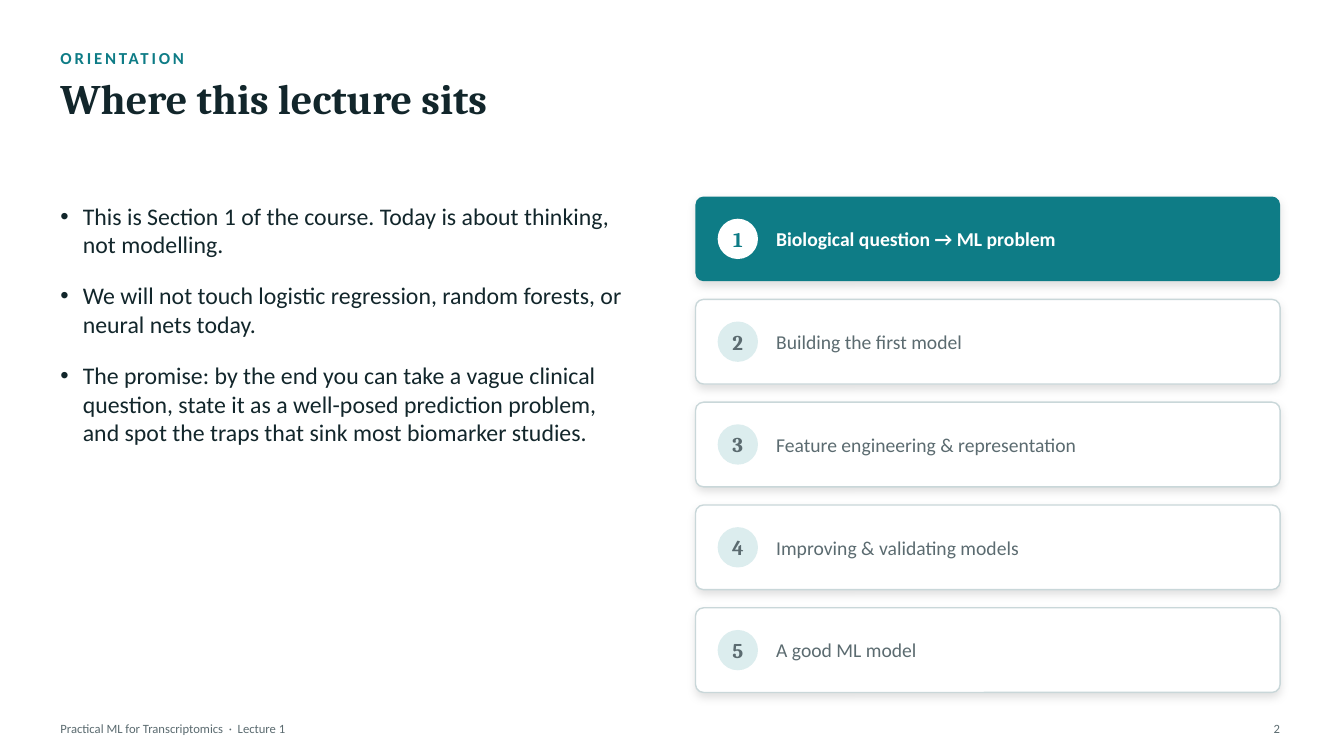
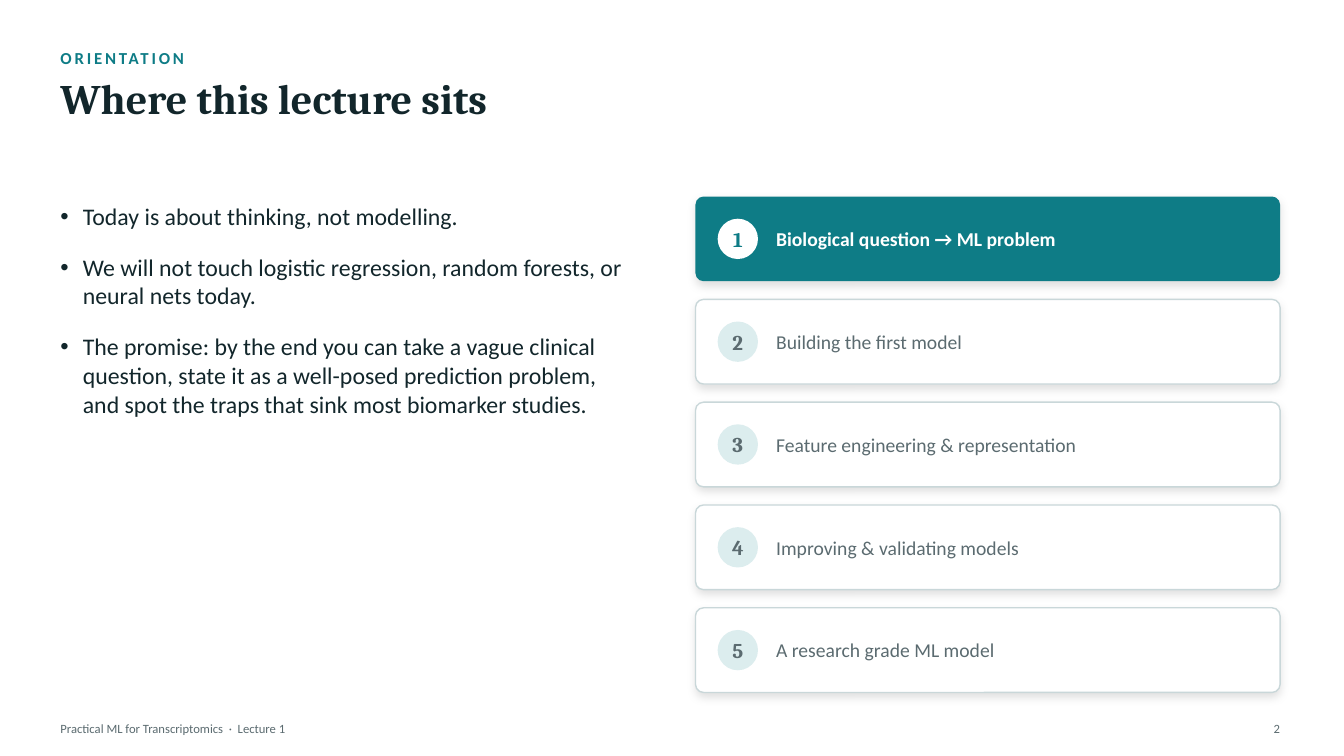
Before and after one commit to zhanyinx/ml26, a slide deck: slide 2 of lessons/lesson01_biological_question/theory/slides/Lecture1 - From Biological Question to ML Problem.pptx. Drawn at 1344x756 pixels with LibreOffice and Linux fonts; fonts in the diff are those of the drawing. Boxes give left, top, right and bottom in pixels: in the first picture for what was removed or moved away, otherwise in the second. Text is boxed around its words. In the diff, an @@ line names an element or a change of style, - is before the commit and + after.

```diff
--- a/lessons/lesson01_biological_question/theory/slides/Lecture1 - From Biological Question to ML Problem.pptx
+++ b/lessons/lesson01_biological_question/theory/slides/Lecture1 - From Biological Question to ML Problem.pptx
@@ text at (x1=83, y1=208, x2=458, y2=229): text changed @@
-• This is Section 1 of the course. Today is about thinking, not modelling.
+• Today is about thinking, not modelling.
@@ text at (x1=776, y1=643, x2=995, y2=661): text changed @@
-A good ML model
+A research grade ML model
```
Also in this commit, not shown: 7 other slides changed.
